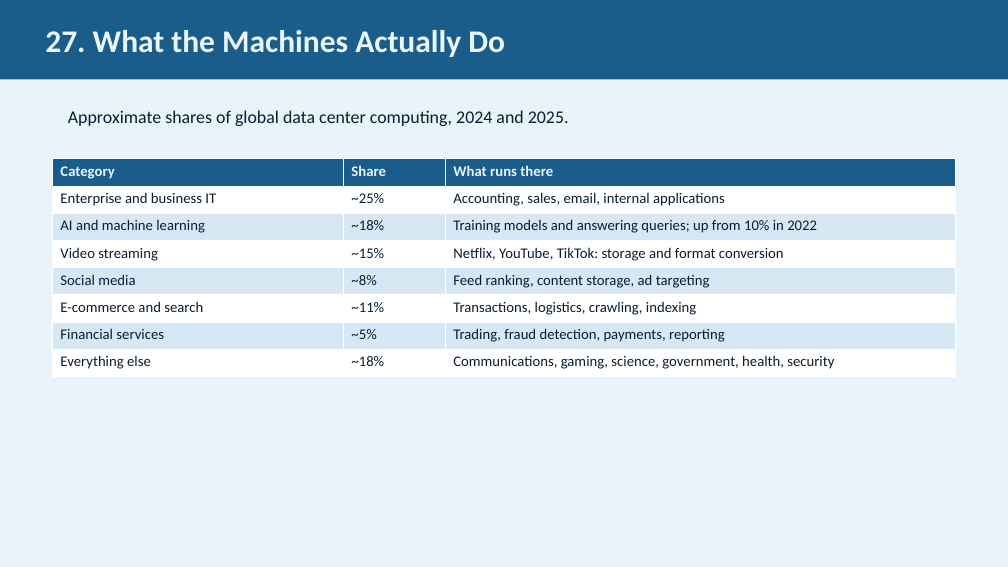
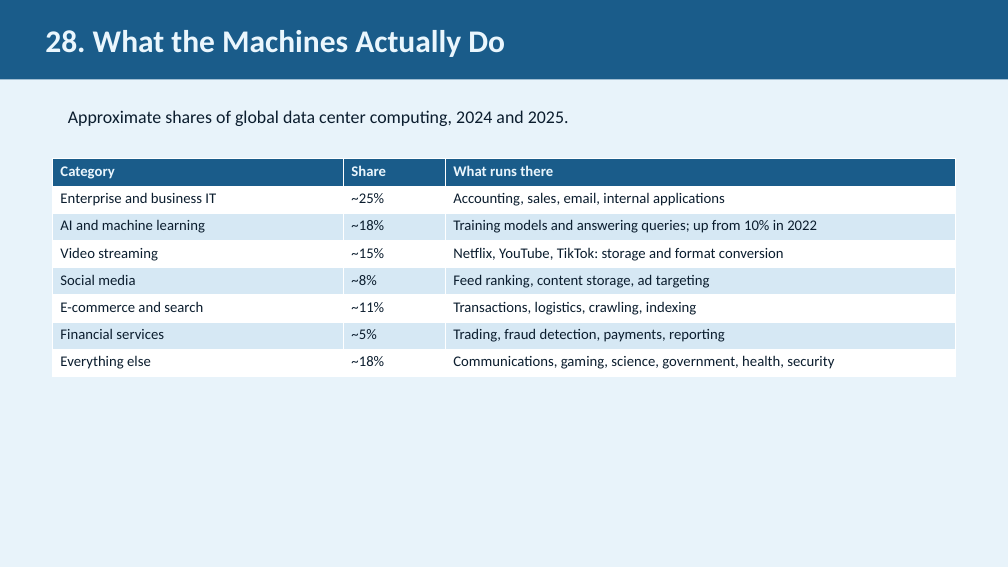
Before and after one commit to JimFawcett/NewSite, a slide deck: slide 28 of AI Presentation 2026/AI_Presentation.pptx (slide 27 before the commit). Drawn at 1008x567 pixels with LibreOffice and Linux fonts; fonts in the diff are those of the drawing. Boxes give left, top, right and bottom in pixels: in the first picture for what was removed or moved away, otherwise in the second. Text is boxed around its words. In the diff, an @@ line names an element or a change of style, - is before the commit and + after.

```diff
--- a/AI Presentation 2026/AI_Presentation.pptx
+++ b/AI Presentation 2026/AI_Presentation.pptx
@@ text in rectangle at [45,30,505,57]: text changed @@
-27. What the Machines Actually Do
+28. What the Machines Actually Do
```
Also in this commit, not shown: 31 other slides changed, 2 slides added.
